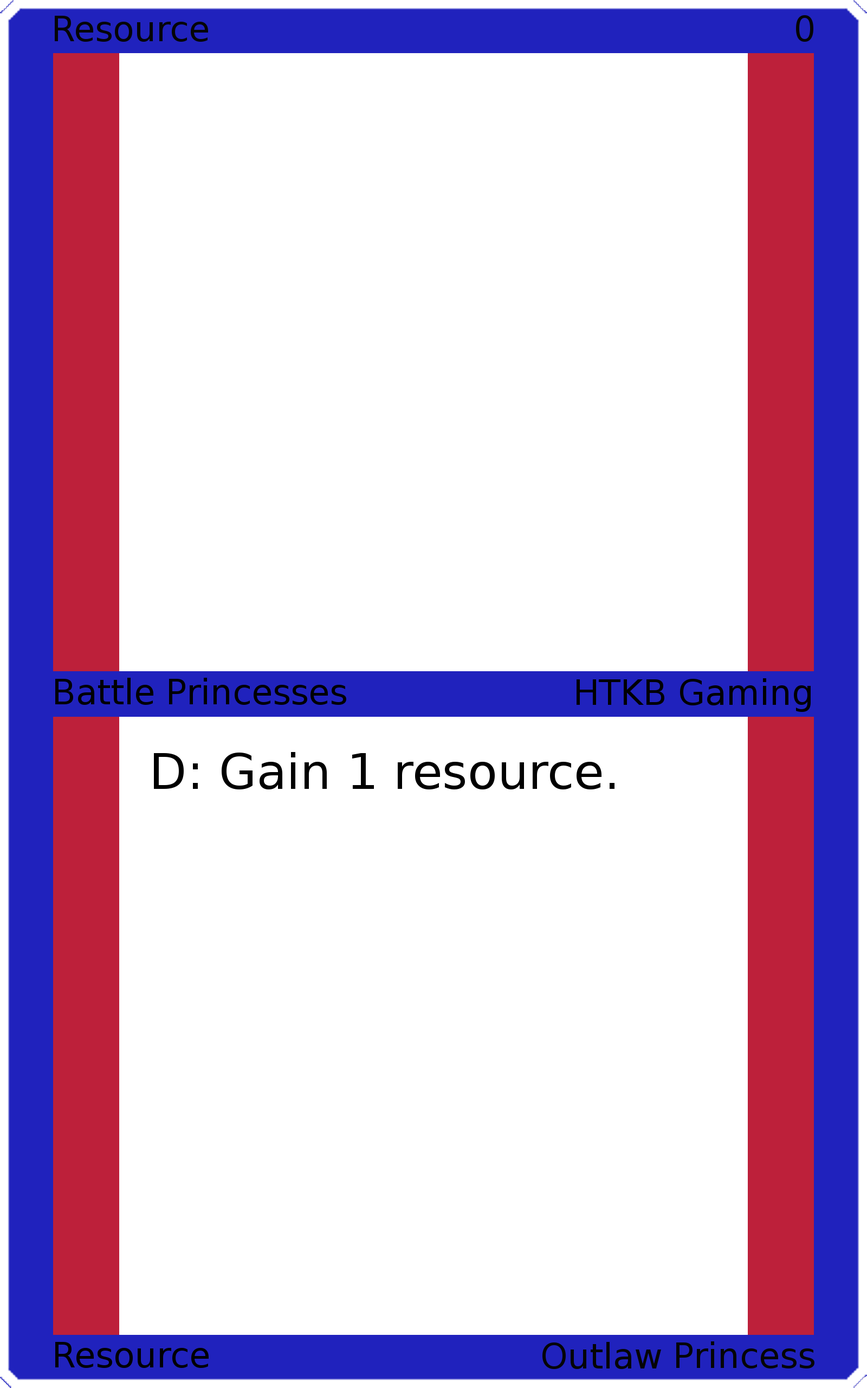
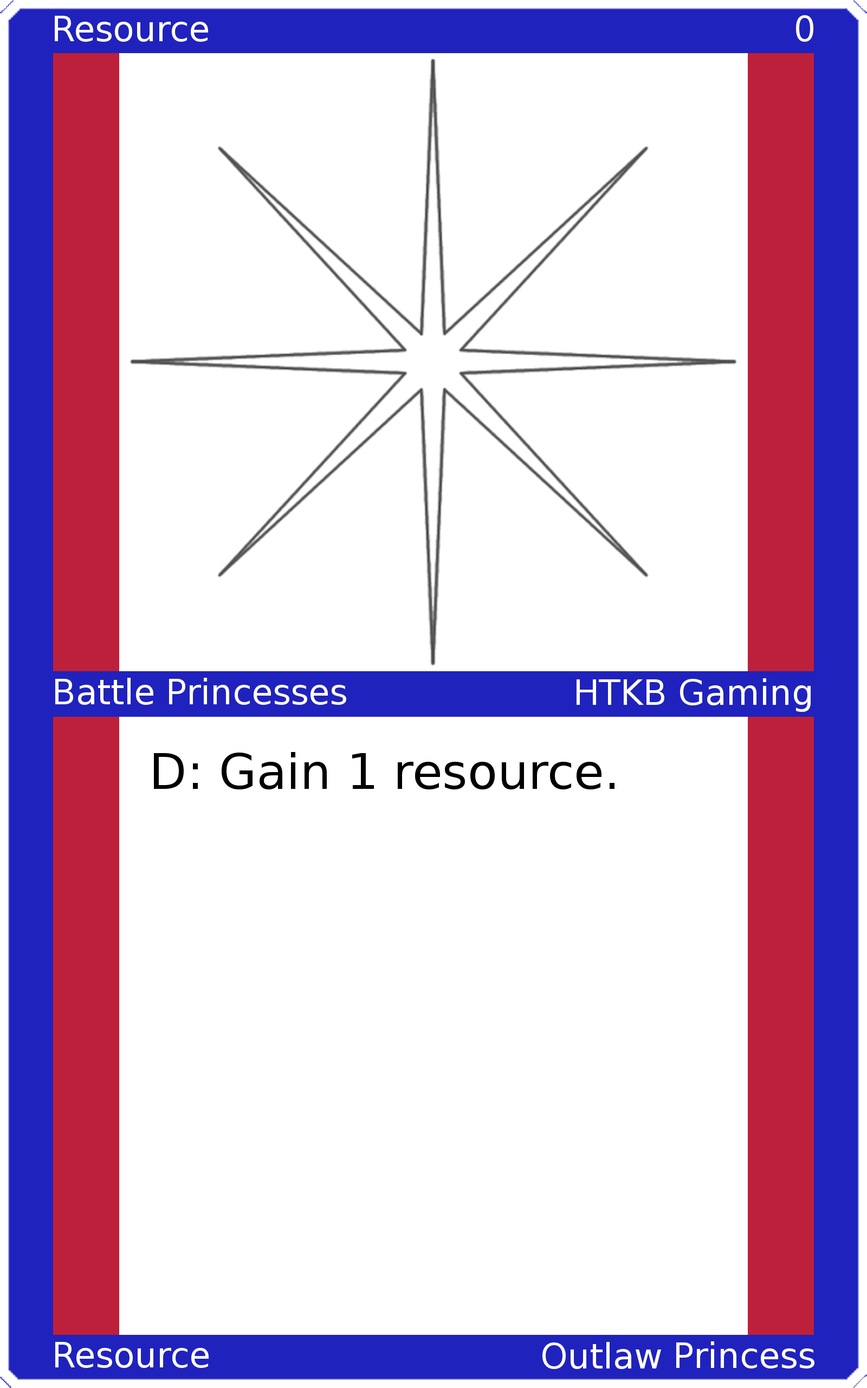
Layered file, before and after one edit (867px x 1388px). Changes by layer:
painted on "Upper Left" over (54, 15, 209, 42)
painted on "Upper Right" over (796, 15, 814, 42)
painted on "Mid Left" over (55, 677, 347, 705)
painted on "Mid Right" over (576, 678, 811, 712)
painted on "Bottom Left" over (55, 1341, 209, 1368)
painted on "Bottom Right" over (542, 1340, 815, 1369)
added layer "Art" above "Top Background" over (129, 57, 738, 666)
